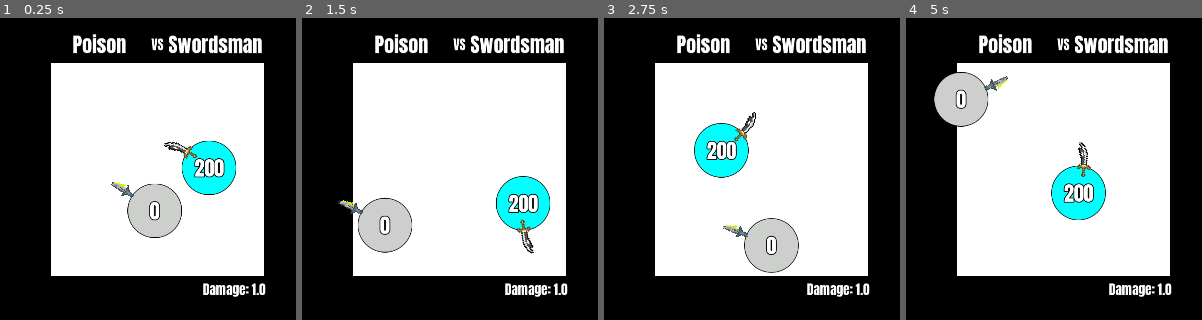
Above: before the commit, frames 1-4 (left to right).
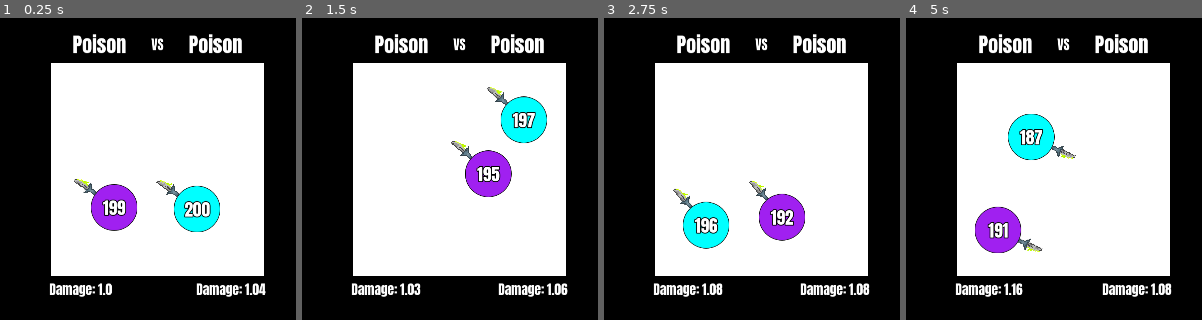
Above: after the commit, the same moments.

Repository: Pasparstu/prograclacks
Game: Godot game, scene res://components/game.tscn
The game is run twice, just before and just after one commit, with the same random seed, the same clock (stepped at 60 frames per second) and the same inputs. Sound files missing from this copy of the repository are replaced by a short silence.
Inputs:
- Up to frame 1 (0.25 s): no input
- Up to frame 2 (1.5 s): no input
- Up to frame 3 (2.75 s): no input
- Up to frame 4 (5 s): no input

The runs differ from the first frame. In frame 1, 10% of the frame differs, in the area x 16-90%, y 5-93%; in frame 2, 11%; in frame 3, 11%; in frame 4, 11%, in the area x 9-90%, y 5-93%.

Commit message:
Initial commit

Diff:
--- a/components/ball.gd
+++ b/components/ball.gd
@@ -5,7 +5,7 @@
 @export var ball_name : String
 @export_range(0.5,2) var size : float = 1.0
 @export var color : Color = Color(0.5,0.5,0.5)
-@export_range(0.01,1) var attack_cooldown : float = 0.25
+@export_range(0.01,10) var attack_cooldown : float = 0.25
 @export_group("Nodos")
 @export var elements : Node2D
 @export var sprite : Sprite2D
@@ -15,7 +15,7 @@
 @export var label : Label
 
 var string : String = ""
-var life : int = 200
+var life : float = 200
 
 func _ready() -> void:
 	sprite.scale = Vector2(1,1) * size
@@ -32,7 +32,7 @@
 	collision_shape.scale = Vector2(1,1) * size
 	sprite.modulate = color
 	attack_timer.wait_time = attack_cooldown
-	label.text = str(life)
+	label.text = str(int(life))
 	label.label_settings.font_size = int(48 * size)
 	if life <= 0: queue_free()
 	ball_physics_process(delta)
--- a/components/balls/facu_godot/poisonball/ball_poison.gd
+++ b/components/balls/facu_godot/Luca/ball_poison.gd
@@ -2,7 +2,7 @@
 
 @export var Poison_node: Node2D
 @export var daga: Area2D
-
+@export var poison_stack_scene : PackedScene
 
 const Initial_Speed: int = 650
 var speed: int = Initial_Speed
@@ -11,14 +11,12 @@
 var bodies_inside = []
 var damage_per_tick : float = 5
 
+
 func _ready():
 	direction = get_random_direction()
 
-func _physics_process(delta):
-	var collision = move_and_collide(direction * speed * delta)
-	if collision:
-		direction = direction.bounce(collision.get_normal())
-	Poison_node.rotation += 15 * delta
+
+
 
 func get_random_direction() -> Vector2:
 	var new_direction = Vector2()
@@ -27,19 +25,17 @@
 	return new_direction.normalized()
 
 func ball_physics_process(delta : float):
+	var collision = move_and_collide(direction * speed * delta)
+	if collision:
+		direction = direction.bounce(collision.get_normal())
+	Poison_node.rotation_degrees += 10 * delta
 	string = "Damage: " + String.num(damage,2)
 	Poison_node.rotation += 15 * delta
 
 
 	for body in daga.get_overlapping_bodies():
 		if body is Ball and body != self:
-			attack(body,floor(damage))
-			damage *= 1.25
-
-func on_poison_timer_timeout() -> void:
-	damage = true
-	await get_tree().create_timer(0.5).timeout
-	$Stabsound.play()
-	damage_per_tick *= 1.25
-	await get_tree().create_timer(0.1).timeout
-	damage = false
+			var new_stack = poison_stack_scene.instantiate()
+			body.add_child(new_stack)
+			new_stack.damage = damage
+			damage *= 1.01
--- a/components/balls/facu_godot/poisonball/ball_poison.tscn
+++ b/components/balls/facu_godot/Luca/ball_poison.tscn
@@ -1,15 +1,17 @@
 [gd_scene format=3 uid="uid://ctdygp14yi3s3"]
 
-[ext_resource type="Script" uid="uid://kdolik16rnu3" path="res://components/balls/facu_godot/poisonball/ball_poison.gd" id="1_eefqi"]
+[ext_resource type="Script" uid="uid://kdolik16rnu3" path="res://components/balls/facu_godot/Luca/ball_poison.gd" id="1_eefqi"]
+[ext_resource type="PackedScene" uid="uid://cekwue2pf2a7b" path="res://components/balls/facu_godot/Luca/poison_stack.tscn" id="2_ei6us"]
 [ext_resource type="Texture2D" uid="uid://ekisdenueh13" path="res://assets/textures/circle.svg" id="2_rktn7"]
 [ext_resource type="FontFile" uid="uid://cy7irh352x1gb" path="res://assets/fonts/Anton-Regular.ttf" id="3_wn7ej"]
-[ext_resource type="Texture2D" uid="uid://cbvobs2ubdx28" path="res://components/balls/facu_godot/poisonball/assets P/daga.webp" id="4_0m4tp"]
-[ext_resource type="AudioStream" uid="uid://dkwp24hpf5jov" path="res://components/balls/facu_godot/poisonball/assets P/daviddumaisaudio-metal-dagger-hit-185444.mp3" id="4_lsyye"]
+[ext_resource type="Texture2D" uid="uid://cbvobs2ubdx28" path="res://components/balls/facu_godot/Luca/assets P/daga.webp" id="4_0m4tp"]
+[ext_resource type="AudioStream" uid="uid://dkwp24hpf5jov" path="res://components/balls/facu_godot/Luca/assets P/daviddumaisaudio-metal-dagger-hit-185444.mp3" id="4_lsyye"]
 [ext_resource type="AudioStream" uid="uid://cms53kqductr2" path="res://assets/audio/clack.ogg" id="4_pjvin"]
 
 [sub_resource type="PhysicsMaterial" id="PhysicsMaterial_0m4tp"]
 
 [sub_resource type="CircleShape2D" id="CircleShape2D_eq4vo"]
+radius = 67.0
 
 [sub_resource type="LabelSettings" id="LabelSettings_0voqy"]
 font = ExtResource("3_wn7ej")
@@ -28,9 +30,11 @@
 script = ExtResource("1_eefqi")
 Poison_node = NodePath("PoisonNode")
 daga = NodePath("PoisonNode/daga")
+poison_stack_scene = ExtResource("2_ei6us")
 ball_name = "Poison"
+size = 0.855
 color = Color(0.5178094, 0.39368325, 0.8966147, 1)
-attack_cooldown = 0.01
+attack_cooldown = 10.0
 elements = NodePath("Elements")
 sprite = NodePath("Sprite")
 collision_shape = NodePath("CollisionShape2D")
@@ -85,7 +89,7 @@
 [node name="PoisonNode" type="Node2D" parent="." unique_id=913246773]
 
 [node name="daga" type="Area2D" parent="PoisonNode" unique_id=800726824]
-position = Vector2(9.63, 0)
+position = Vector2(0.7, 0)
 scale = Vector2(1.5, 1.5)
 
 [node name="CollisionPolygon2D" type="CollisionPolygon2D" parent="PoisonNode/daga" unique_id=1410288073]
@@ -95,7 +99,7 @@
 metadata/_edit_group_ = true
 
 [node name="Sprite2D" type="Sprite2D" parent="PoisonNode" unique_id=1956889072]
-position = Vector2(92.54, -3.4)
+position = Vector2(85.39, -3.4)
 rotation = 0.7679449
 scale = Vector2(0.075, 0.075)
 texture = ExtResource("4_0m4tp")
--- /dev/null
+++ b/components/balls/facu_godot/Luca/poison_stack.gd
@@ -0,0 +1,10 @@
+extends Node
+
+var damage = 1
+
+func _process(delta: float) -> void:
+	get_parent().life -= damage * delta
+
+
+func _on_timer_timeout() -> void:
+	queue_free()
--- /dev/null
+++ b/components/balls/facu_godot/Luca/poison_stack.tscn
@@ -0,0 +1,11 @@
+[gd_scene format=3 uid="uid://cekwue2pf2a7b"]
+
+[ext_resource type="Script" uid="uid://c5601bqjn4t5f" path="res://components/balls/facu_godot/Luca/poison_stack.gd" id="1_kfdcd"]
+
+[node name="PoisonStack" type="Node" unique_id=110664595]
+script = ExtResource("1_kfdcd")
+
+[node name="Timer" type="Timer" parent="." unique_id=1901708660]
+autostart = true
+
+[connection signal="timeout" from="Timer" to="." method="_on_timer_timeout"]
--- a/components/balls/facu_godot/swordsman/sword_ball.gd
+++ b/components/balls/facu_godot/swordsman/sword_ball.gd
@@ -13,7 +13,7 @@
 		sword_node.rotation += 10 * delta
 
 	for body in sword.get_overlapping_bodies():
-		if body is Ball and body != self:
+		if body is Ball and body != self and attack_timer.is_stopped():
 			attack(body,floor(damage))
 			damage *= 1.25
 
--- a/components/game.tscn
+++ b/components/game.tscn
@@ -2,9 +2,8 @@
 
 [ext_resource type="Script" uid="uid://da44v88mikwa0" path="res://components/world.gd" id="1_md670"]
 [ext_resource type="AudioStream" uid="uid://dt3h580xqvd6s" path="res://assets/audio/sword_clash.ogg" id="2_axel1"]
-[ext_resource type="PackedScene" uid="uid://ctdygp14yi3s3" path="res://components/balls/facu_godot/poisonball/ball_poison.tscn" id="3_honm1"]
+[ext_resource type="PackedScene" uid="uid://ctdygp14yi3s3" path="res://components/balls/facu_godot/Luca/ball_poison.tscn" id="3_honm1"]
 [ext_resource type="FontFile" uid="uid://cy7irh352x1gb" path="res://assets/fonts/Anton-Regular.ttf" id="4_64axq"]
-[ext_resource type="PackedScene" uid="uid://npd8sm34wtvi" path="res://components/balls/facu_godot/swordsman/sword_ball.tscn" id="4_honm1"]
 [ext_resource type="AudioStream" uid="uid://c6gom1jmug1il" path="res://assets/audio/1-08 - Kitsch.mp3" id="5_ss4ax"]
 
 [sub_resource type="LabelSettings" id="LabelSettings_64axq"]
@@ -108,7 +107,7 @@
 script = ExtResource("1_md670")
 clash_sound = NodePath("ClashSound")
 ball_1 = ExtResource("3_honm1")
-ball_2 = ExtResource("4_honm1")
+ball_2 = ExtResource("3_honm1")
 ball_1_info = NodePath("../../Labels/Ball1Info")
 ball_2_info = NodePath("../../Labels/Ball2Info")
 ball_1_name = NodePath("../../VBoxContainer/Ball1Name")
Renamed: components/balls/facu_godot/poisonball/assets P/daga.webp -> components/balls/facu_godot/Luca/assets P/daga.webp
Not shown, changed: components/balls/facu_godot/Luca/assets P/daga.webp.import
Not shown, added: components/balls/facu_godot/Luca/assets P/daviddumaisaudio-metal-dagger-hit-185444.mp3.import
Renamed: components/balls/facu_godot/poisonball/ball_poison.gd.uid -> components/balls/facu_godot/Luca/ball_poison.gd.uid
Not shown, added: components/balls/facu_godot/Luca/poison_stack.gd.uid
Not shown, removed: components/balls/facu_godot/poisonball/assets P/daviddumaisaudio-metal-dagger-hit-185444.mp3.import
Not shown, added: components/balls/facu_godot/Luca/assets P/daviddumaisaudio-metal-dagger-hit-185444.mp3
